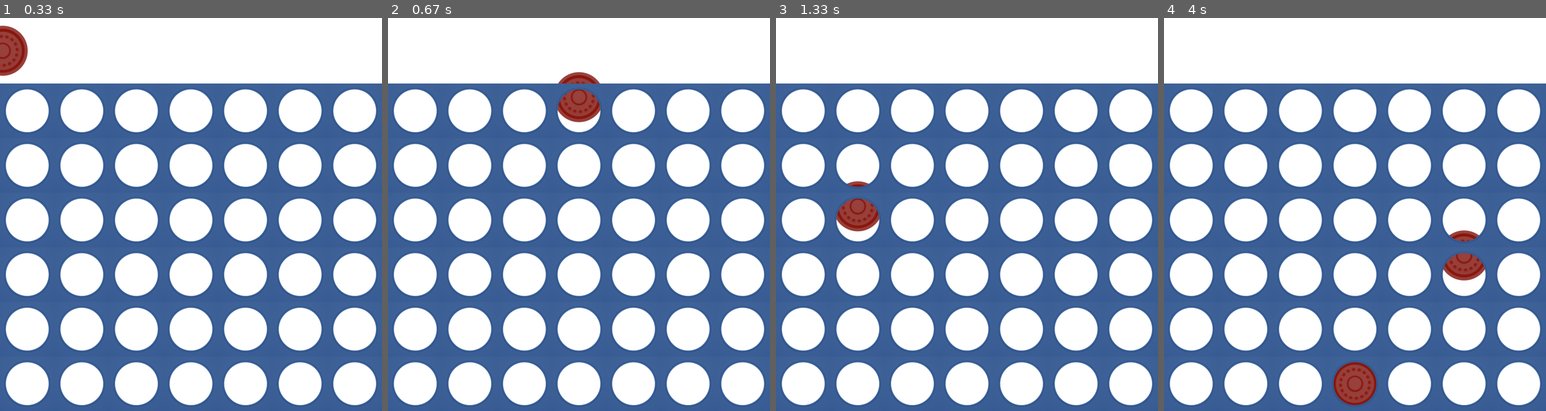
Above: before the commit, frames 1-4 (left to right).
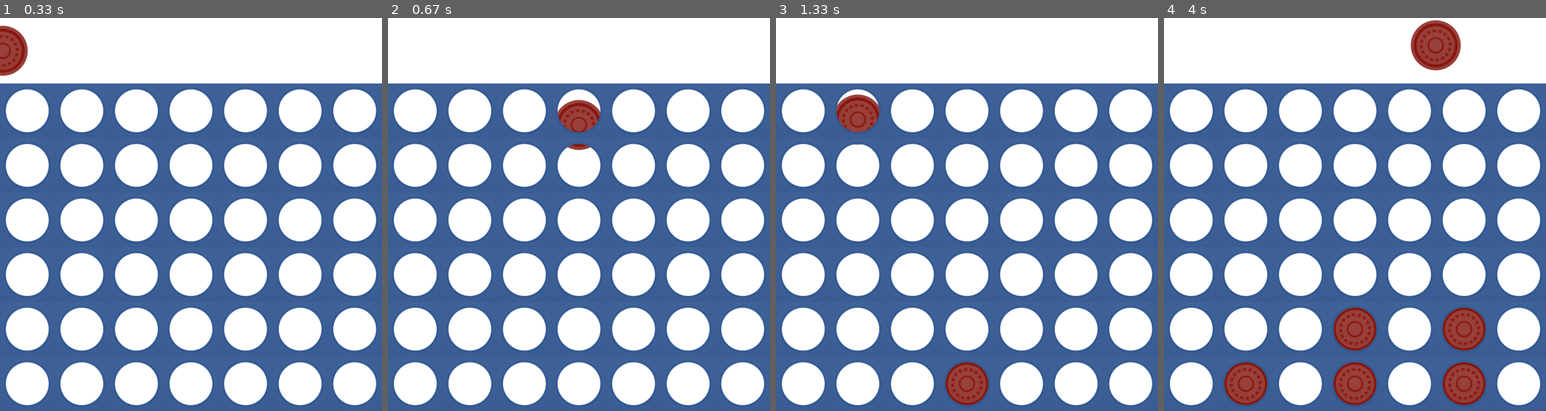
Above: after the commit, the same moments.

Repository: JohnAndPython/Pygame_Connect_Four
Game: pygame game, started from main.py
Two runs of this game, one before a commit and one after it. Both use one fixed random seed, a clock stepped at 60 frames per second and the inputs below.
Inputs (mouse positions are in pixels of both pictures, inside the frame that each line leads up to):
- Up to frame 1 (0.33 s): no input
- Up to frame 2 (0.67 s): click (579, 214) at 0.38 s
- Up to frame 3 (1.33 s): click (970, 242) at 0.72 s; click (848, 155) at 1.05 s
- Up to frame 4 (4 s): click (1496, 352) at 1.38 s; click (1362, 80) at 1.72 s; click (1335, 316) at 2.05 s; click (1343, 147) at 2.38 s; click (1301, 131) at 2.72 s; click (1454, 179) at 3.05 s; click (1473, 206) at 3.38 s; click (1435, 143) at 3.72 s

Frame 1 is identical in both runs. In frame 2, 1.0% of the frame differs, in the area x 44-56%, y 13-34%; in frame 3, 2.6%; in frame 4, 6.0%, in the area x 15-85%, y 0-99%.

Commit message:
Added gravity

Diff:
--- a/player.py
+++ b/player.py
@@ -22,6 +22,8 @@
 
         self._coins: list = []
 
+        # Falling variables
+        self._vert_speed = 0
 
 
     def set_centerx_to(self, pos_x: int) -> None:
@@ -30,7 +32,9 @@
 
     def animation_fall(self, centerx) -> None:
         self._rect.centerx = centerx
-        self._rect.centery += 5
+
+        self._rect.centery += self._vert_speed
+        self._vert_speed += 1
 
     def set_coin_bottom(self, value: int) -> int:
         self._rect.bottom = value
@@ -50,6 +54,7 @@
 
     def reset_pos(self) -> None:
         self._rect.top = 0
+        self._vert_speed = 0
 
     def draw(self, surface: pygame.surface.Surface) -> None:
         surface.blit(self._image, self._rect)
